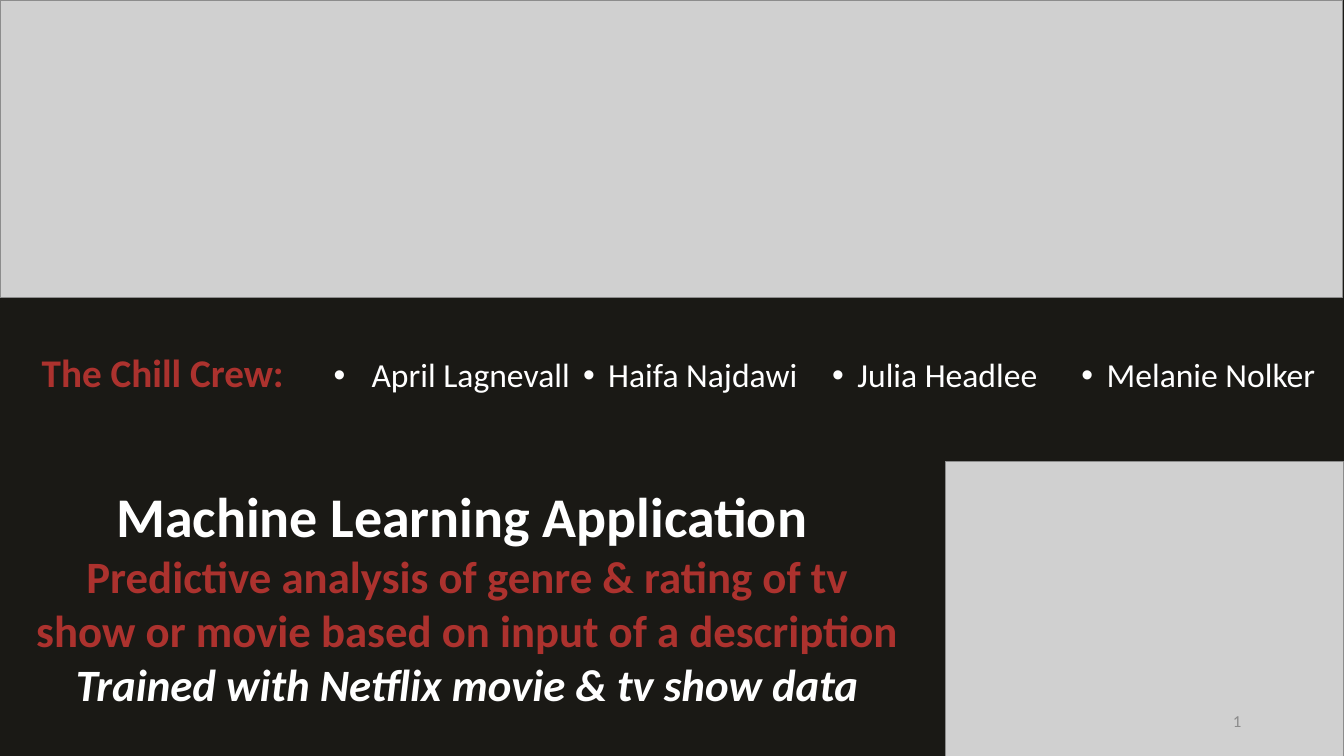
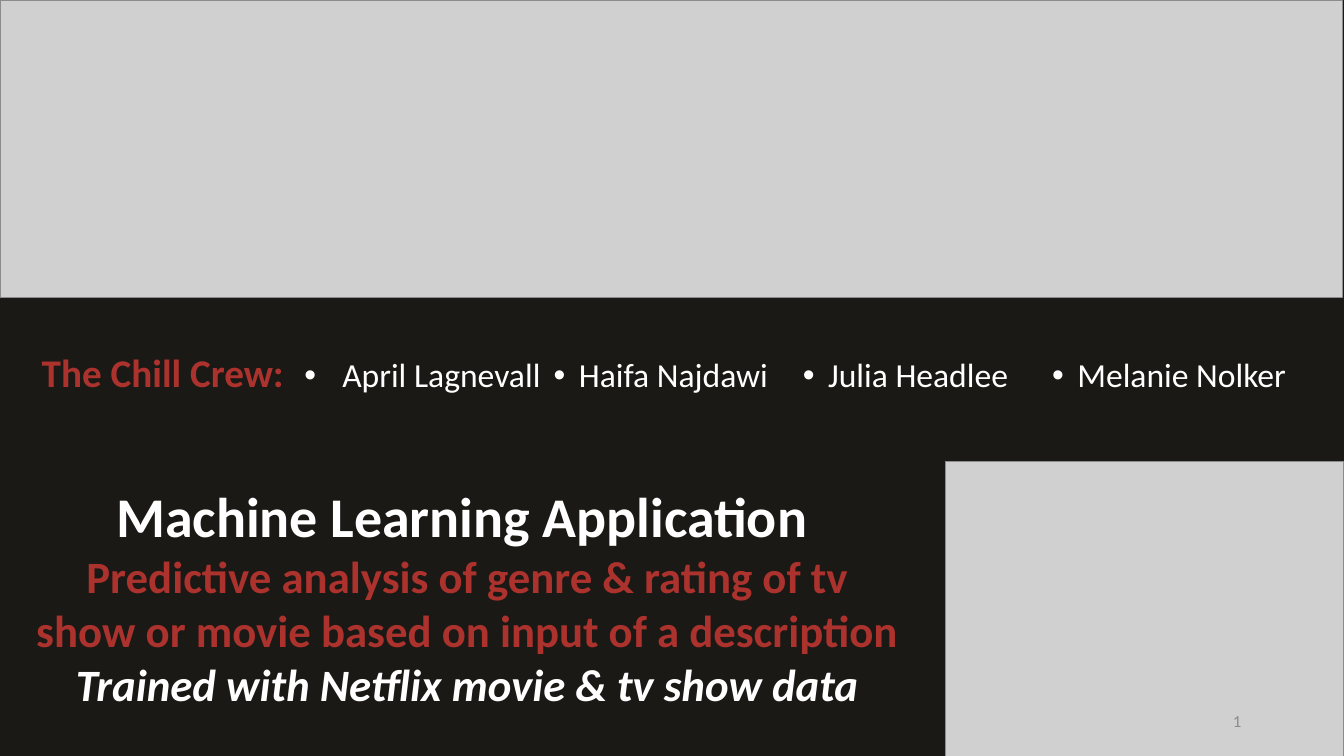
Before and after one commit to HaifaNajdawi/The_big_chill, a slide deck: slide 1 of Final_Report_Out_Presentation.pptx. Drawn at 1344x756 pixels with LibreOffice and Linux fonts; fonts in the diff are those of the drawing; grey boxes stand for pictures. Boxes give left, top, right and bottom in pixels: in the first picture for what was removed or moved away, otherwise in the second. Text is boxed around its words. In the diff, an @@ line names an element or a change of style, - is before the commit and + after.

```diff
--- a/Final_Report_Out_Presentation.pptx
+++ b/Final_Report_Out_Presentation.pptx
@@ text "April Lagnevall": place and size @@
-text "April Lagnevall" at <box>372,363,1315,393</box>
+text "April Lagnevall" at <box>342,363,1286,393</box>
```
Also in this commit, not shown: 10 other slides changed, 4 slides added, 1 slide removed.
